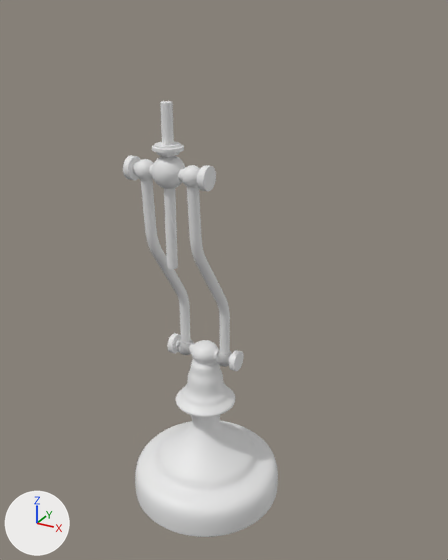
An edit to the Blender file assets/lamp.blend, drawn before and after from the same camera.
Camera for both pictures: a camera (50 mm lens) standing at (0.209, -0.351, 0.363) and looking at (0.011, 0.01, 0.182). Every picture has the same lights, and +X, +Y and +Z are marked at lower left.
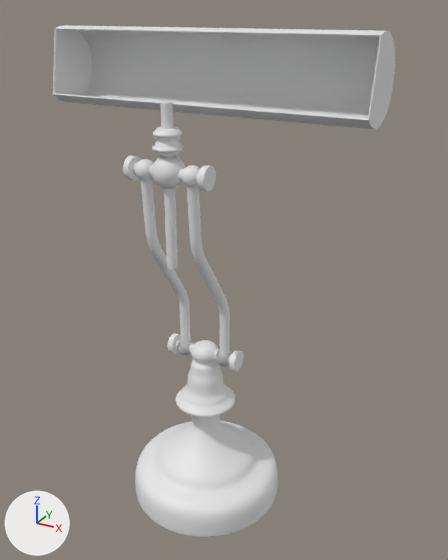
Pixel boxes [x1, y1, x2, y2] of what changed, in the pictures (448 x 560 px):
'Cylinder.002', added
    after: [53, 25, 395, 129]
'Cylinder.001', reshaped (107% taller)
    before: [152, 142, 184, 156]
    after: [152, 126, 184, 156]
part 1 of me_cylinder_001, added
    after: [153, 126, 182, 146]
part 2 of me_cylinder_001, shading changed
    both: [152, 145, 184, 156]

The change, as a diff of the scene's bpy script:
```diff
--- a/assets/lamp.blend.py
+++ b/assets/lamp.blend.py
@@ me_cylinder_001 @@
 # used by ob_cylinder_001; location = (0.0, -0.0398, 0.2889); scale = (0.00684, 0.00684, 0.00684)
-me_cylinder_001.from_pydata(...)  # 224 vertices, 194 faces; spans x -1.41..1.41, y -1.41..1.41, z -1.0..-0.16
+me_cylinder_001.from_pydata(...)  # 544 vertices, 514 faces; spans x -1.41..1.41, y -1.41..1.41, z -1.0..1.22
+# me_cylinder_001 part 1: 288 vertices added at x -1.3..1.3, y -1.3..1.3, z 0.08..1.22
+# me_cylinder_001 part 2: 192 kept faces spanning x -1.41..1.41, y -1.41..1.41, z -1.0..-0.16 are now shaded smooth
@@ me_cylinder_002 @@
+me_cylinder_002.from_pydata(...)  # 230 vertices, 187 faces; spans x -1.0..1.0, y -1.38..0.33, z 0.0..4.34
+me_cylinder_002.polygons.foreach_set('use_smooth', [True] * 187)
@@ ob_cylinder_002 @@
+ob_cylinder_002 = bpy.data.objects.new('Cylinder.002', me_cylinder_002)
+ob_cylinder_002.location = (0.0, 0.0224, 0.3253)
+ob_cylinder_002.rotation_euler = (0.0, 1.571, 0.0)  # degrees (0, 90, 0)
+ob_cylinder_002.scale = (0.0261, 0.0261, 0.0261)
+_m = ob_cylinder_002.modifiers.new('Mirror', 'MIRROR')
+_m.use_axis = (False, False, True)
+_m.use_clip = True
+_m = ob_cylinder_002.modifiers.new('Bevel', 'BEVEL')
+_m.width = 0.01
+_m.width_pct = 0.01
+_m.segments = 3
+_m.spread = 0.0
+_m = ob_cylinder_002.modifiers.new('Subsurf', 'SUBSURF')
+_m.levels = 2
```
